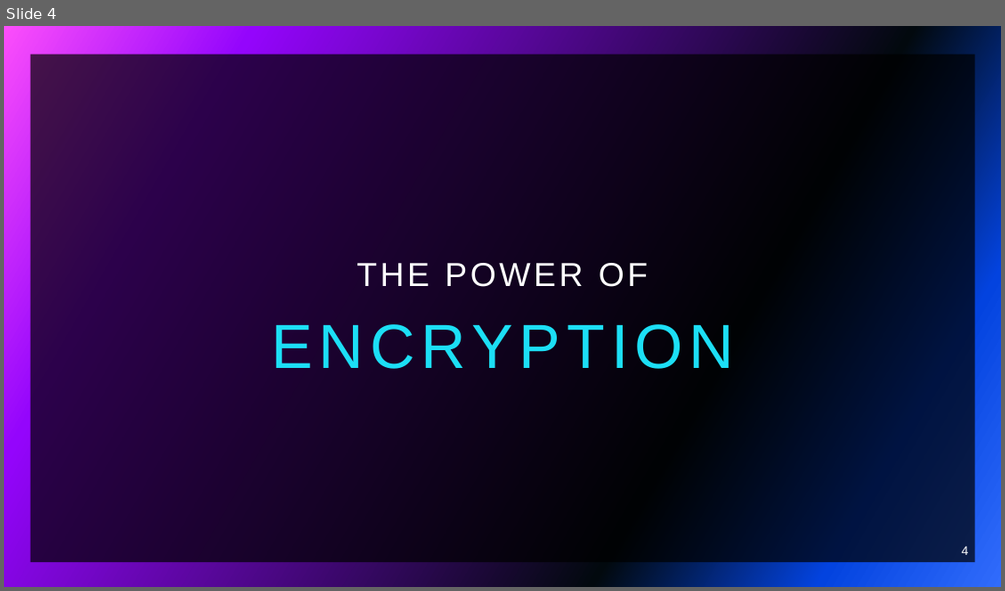
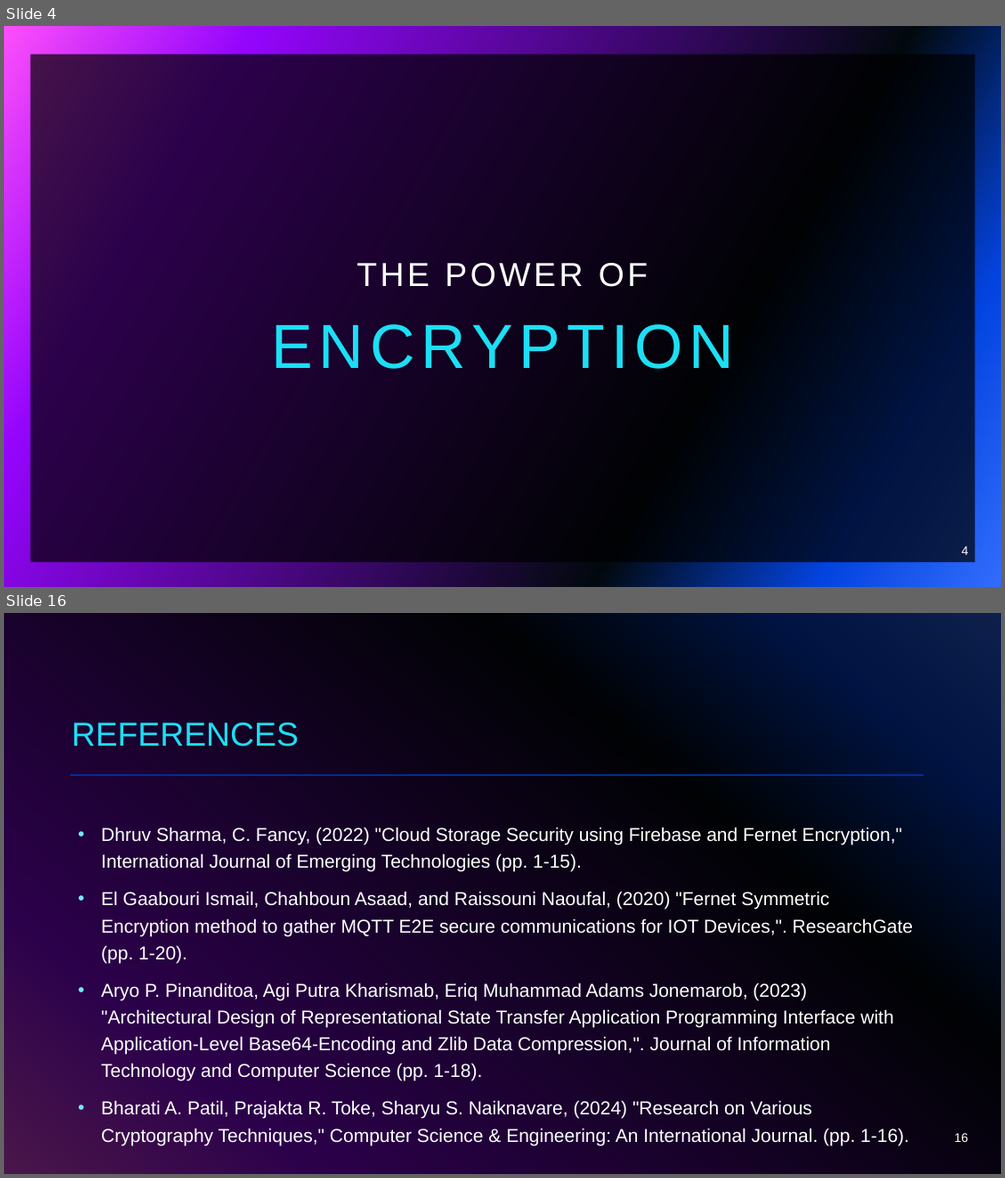
Before and after one commit to brodante/KeyGuardian, a slide deck: papers/PPT/KeyGuardian.pptx. Shown one above the other, each under a label of ours: slide 4 before the commit, slides 4 and 16 after it; the slides between them are not shown. The pictures are 1005x591 and 1005x1178 pixels, drawn with LibreOffice and Linux fonts; fonts in the diff are those of the drawing. Boxes give left, top, right and bottom in pixels: in the first picture for what was removed or moved away, otherwise in the second. Text is boxed around its words. In the diff, an @@ line names an element or a change of style, - is before the commit and + after.

```diff
--- a/papers/PPT/KeyGuardian.pptx
+++ b/papers/PPT/KeyGuardian.pptx
@@ slide 16 added at (x1=4, y1=613, x2=1001, y2=1174), background gradient #316CFC to #0343DF to #02090E to #9405FC to #FC4EFB @@
@@ rectangle added at (x1=4, y1=613, x2=1001, y2=1174), fill #000000 at 70% opacity @@
@@ title added at (x1=72, y1=722, x2=299, y2=747), 32 pt, text #1CDFF5 @@
+REFERENCES
@@ line added from (70, 775) to (923, 775), #9405FC 2 pt @@
@@ text added at (x1=101, y1=827, x2=913, y2=1145), 18 pt, text #FFFFFF @@
+• Dhruv Sharma, C. Fancy, (2022) "Cloud Storage Security using Firebase and Fernet Encryption," International Journal of Emerging Technologies (pp. 1-15).
+• El Gaabouri Ismail, Chahboun Asaad, and Raissouni Naoufal, (2020) "Fernet Symmetric Encryption method to gather MQTT E2E secure communications for IOT Devices,". ResearchGate (pp. 1-20).
+• Aryo P. Pinanditoa, Agi Putra Kharismab, Eriq Muhammad Adams Jonemarob, (2023) "Architectural Design of Representational State Transfer Application Programming Interface with Application-Level Base64-Encoding and Zlib Data Compression,". Journal of Information Technology and Computer Science (pp. 1-18).
+• Bharati A. Patil, Prajakta R. Toke, Sharyu S. Naiknavare, (2024) "Research on Various Cryptography Techniques," Computer Science & Engineering: An International Journal. (pp. 1-16).
@@ page number added at (x1=860, y1=1127, x2=909, y2=1145), 12 pt, text #FFFFFF @@
+16
```
Also in this commit, not shown: 5 slides changed, 7 other slides added, 8 slides removed, 34 other files.
